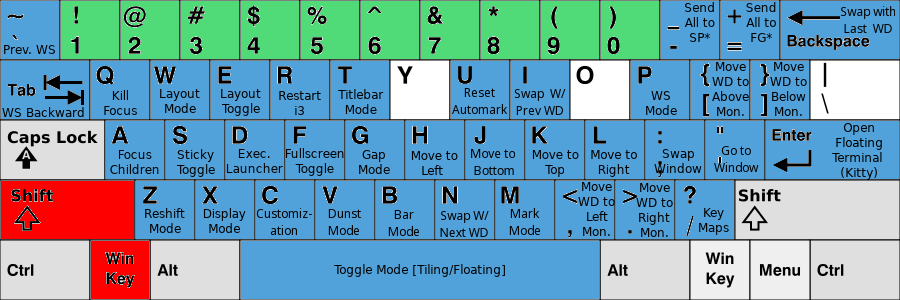
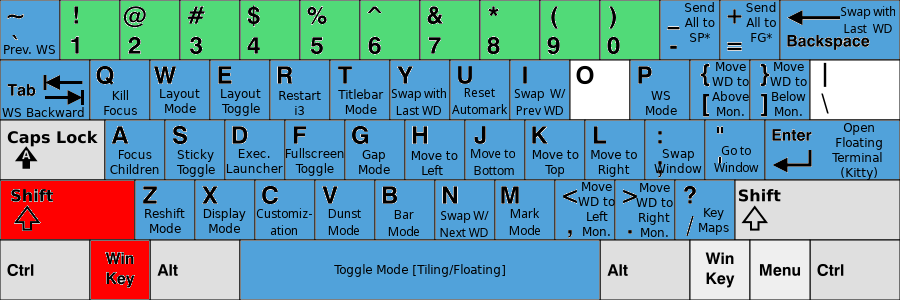
Revision of a layered 900 x 300 image; what changed, layer by layer:
added layer "Swap with Last WD" above "KB_United_States-NoAltGr.svg" over [391, 88, 446, 115]
painted on "KB_United_States-NoAltGr.svg" over [391, 61, 449, 119]
